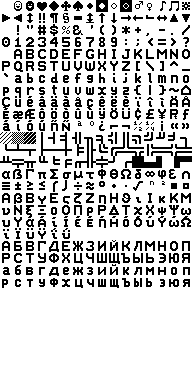
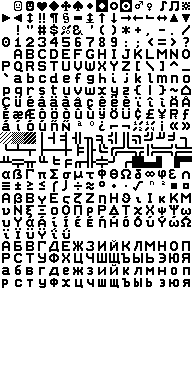
The second 192x384 image is a revision of the first. Changes to its layers:
painted on "Cyrillic" over box(2, 1, 190, 288)
painted on "Greek" over box(2, 1, 190, 288)
painted on "CP437" over box(2, 1, 190, 288)
